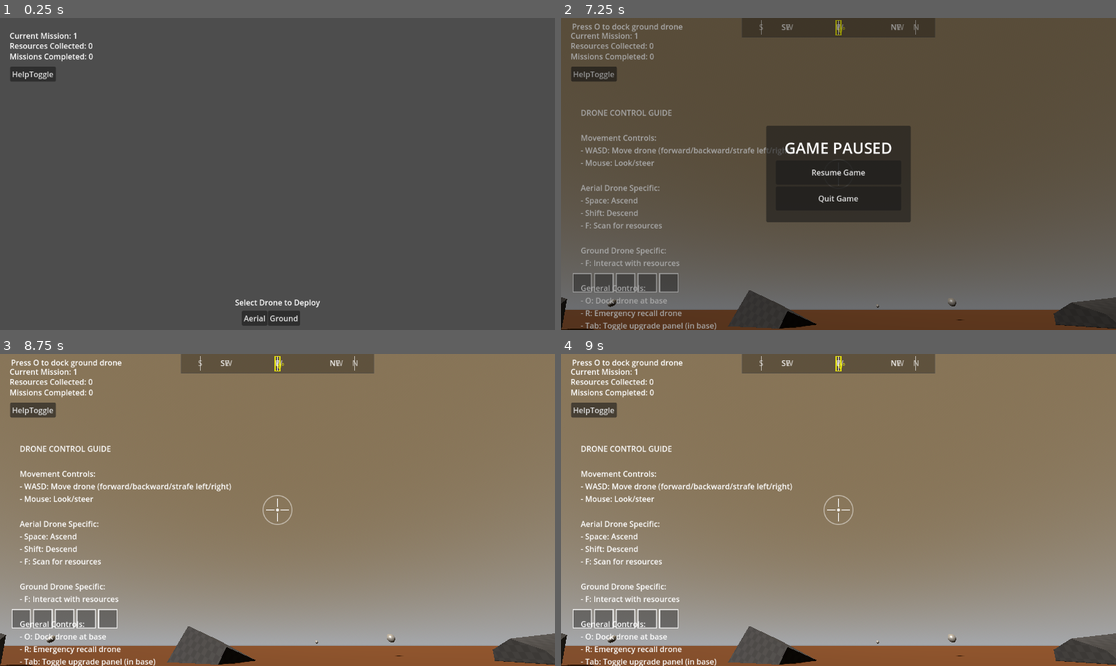
Above: before the commit, frames 1-4 (two rows, left to right).
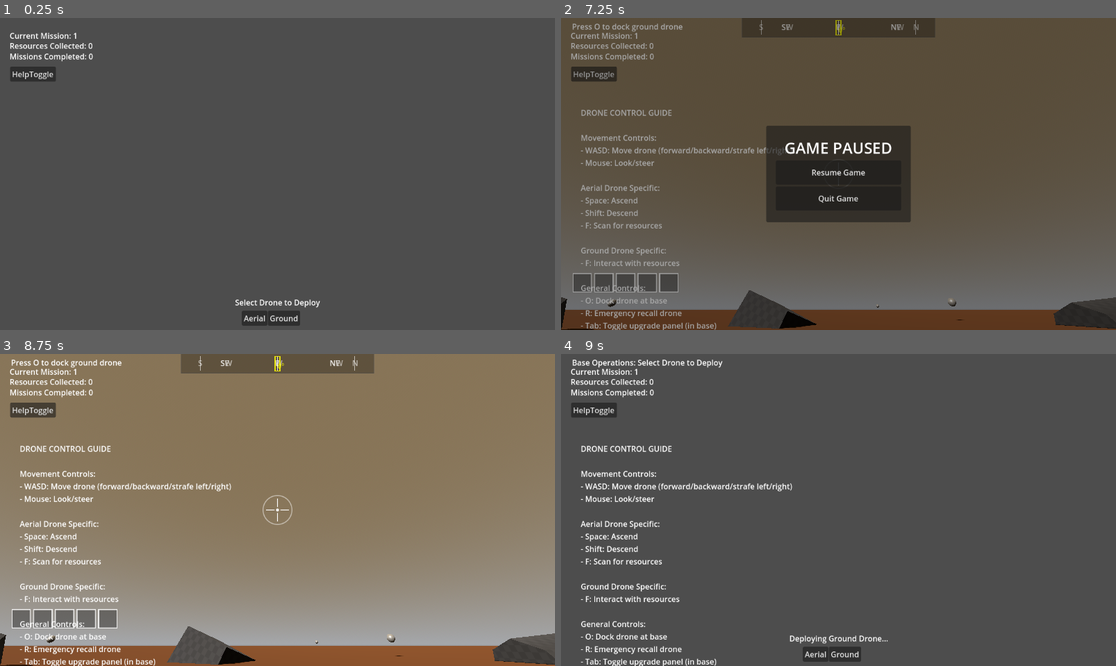
Above: after the commit, the same moments.

Repository: Triysle/drones
Game: Godot game, scene res://scenes/Main.tscn
Two runs of this game, one before a commit and one after it. Both use one fixed random seed, a clock stepped at 60 frames per second and the inputs below.
Inputs (mouse positions are in pixels of both pictures, inside the frame that each line leads up to):
- Up to frame 1 (0.25 s): no input
- Up to frame 2 (7.25 s): click "Aerial" at 0.5 s; click "HelpToggle" at 1.25 s; move the mouse to (866, 174) at 2.02 s; hold W (move_forward) 2.03-4.25 s; tap Shift (ascend) at 2.1, 6.6 s; click (866, 174) at 2.17 s; move the mouse to (810, 174) at 2.77 s; tap O (dock) at 2.85, 5, 5.75, 6.5 s; click (810, 174) at 2.92 s; move the mouse to (849, 167) at 3.52 s; hold R (recall_drone) 3.53-4.25 s; click (849, 167) at 3.67 s; click "Ground" at 4.25 s; move the mouse to (832, 180) at 5.02 s; hold W (move_forward) 5.03-6.53 s; tap F (scan) at 5.1 s; click (832, 180) at 5.17 s; move the mouse to (877, 177) at 5.77 s; hold Tab (toggle_management_mode) 5.78-6.53 s; click (877, 177) at 5.92 s; tap Escape (pause_game) at 6.4 s; move the mouse to (672, 127) at 6.52 s; hold A (move_left) from 6.53 s (still down); click (672, 127) at 6.67 s
- Up to frame 3 (8.75 s): release A (move_left) at 7.25 s; click "Resume Game" at 7.25 s; tap O (dock) at 8, 8.1 s; move the mouse to (305, 510) at 8.02 s; hold S (move_backward) from 8.03 s (still down); click (305, 510) at 8.17 s
- Up to frame 4 (9 s): tap O (dock) at 8.75 s; move the mouse to (755, 432) at 8.77 s; release S (move_backward) at 8.78 s; hold D (move_right) from 8.78 s (still down); tap R (recall_drone) at 8.85 s; click (755, 432) at 8.92 s

Frames 1-3 are identical in both runs. In frame 4, 94% of the frame differs, in the area x 0-100%, y 0-100%.
Error before the commit: Invalid assignment of property or key 'modulate' with value of type 'Color' on a base object of type 'null instance'. (res://scripts/GroundDrone.gd:228)

Commit message:
0.0.22
fixed pause menu again

Diff:
--- a/scripts/GameManager.gd
+++ b/scripts/GameManager.gd
@@ -57,6 +57,22 @@
 
 # Pause/unpause the game
 func toggle_pause():
+	# Check if the game is already paused by the pause menu
+	if is_game_paused && game_ui.is_paused:
+		# Call resume directly instead of toggling
+		is_game_paused = false
+		game_ui._on_resume_game()
+		get_tree().paused = false
+
+		# Restore mouse capture if it was captured before
+		if mouse_was_captured:
+			create_tween().tween_callback(func():
+				Input.set_mouse_mode(Input.MOUSE_MODE_CAPTURED)
+				print("Mouse recaptured after unpausing")
+			).set_delay(0.05)
+		return
+
+	# Original toggle code for all other cases
 	is_game_paused = !is_game_paused
 
 	if is_game_paused:
@@ -88,6 +104,29 @@
 			).set_delay(0.05)
 
 		print("Game unpaused. Restoring mouse capture: " + str(mouse_was_captured))
+
+# Function called from GameUI when resuming via button
+func resume_from_pause():
+	is_game_paused = false
+	get_tree().paused = false
+
+	# Restore mouse capture if it was captured before
+	if mouse_was_captured:
+		# Use a tween to delay recapturing the mouse slightly
+		create_tween().tween_callback(func():
+			Input.set_mouse_mode(Input.MOUSE_MODE_CAPTURED)
+			print("Mouse recaptured after unpausing")
+		).set_delay(0.05)
+
+	print("Game resumed from pause menu. Restoring mouse capture: " + str(mouse_was_captured))
+
+# Function to quit the game
+func quit_game():
+	print("Quitting game...")
+	# Perform any cleanup if needed
+
+	# Quit the application
+	get_tree().quit()
 
 func spawn_resources():
 	# Check if resource spawn points exist
--- a/scripts/GameUI.gd
+++ b/scripts/GameUI.gd
@@ -33,6 +33,7 @@
 		help_toggle.connect("pressed", Callable(self, "toggle_help"))
 	if pause_menu:
 		pause_menu.connect("resume_game", Callable(self, "_on_resume_game"))
+		pause_menu.connect("quit_game", Callable(self, "_on_quit_game"))
 
 	print("GameUI initialized")
 
@@ -133,6 +134,21 @@
 			pause_menu.hide_menu()
 		pause_menu.visible = false
 
+	# Ensure the GameManager also unpauses properly
+	var game_manager = get_node_or_null("/root/Main/GameManager")
+	if game_manager and game_manager.has_method("resume_from_pause"):
+		game_manager.resume_from_pause()
+
+# Handle quit game (called by signal)
+func _on_quit_game():
+	# Get reference to the GameManager to handle quit logic
+	var game_manager = get_node_or_null("/root/Main/GameManager")
+	if game_manager and game_manager.has_method("quit_game"):
+		game_manager.quit_game()
+	else:
+		# Fallback if no GameManager found
+		get_tree().quit()
+
 # Update mission info display
 func update_mission_info(mission_num, resources_collected, missions_completed):
 	if mission_info and mission_info.has_method("set_mission_number"):
--- a/scripts/GroundDrone.gd
+++ b/scripts/GroundDrone.gd
@@ -33,7 +33,7 @@
 # References
 @onready var camera = $Camera3D
 @onready var interaction_ray = $Camera3D/InteractionRay
-@onready var crosshair = $"../GameUI/Crosshair"
+@onready var crosshair = get_node("/root/Main/GameUI/Crosshair")
 
 # UI references - these will be updated to point to nodes in the main scene
 var progress_indicator
